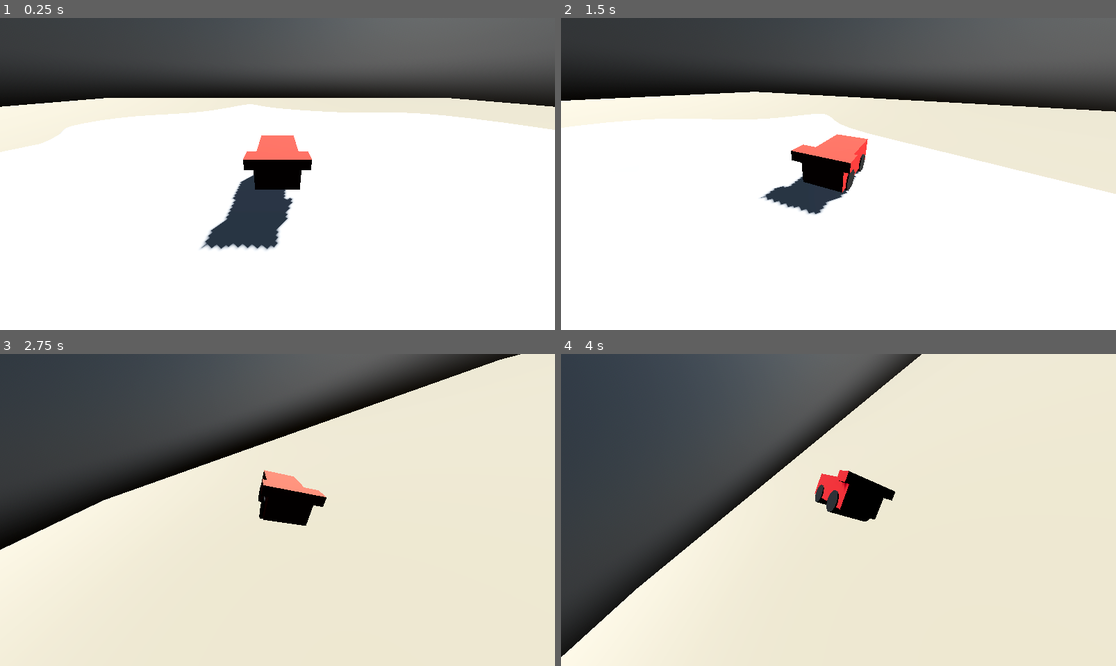
Above: before the commit, frames 1-4 (two rows, left to right).
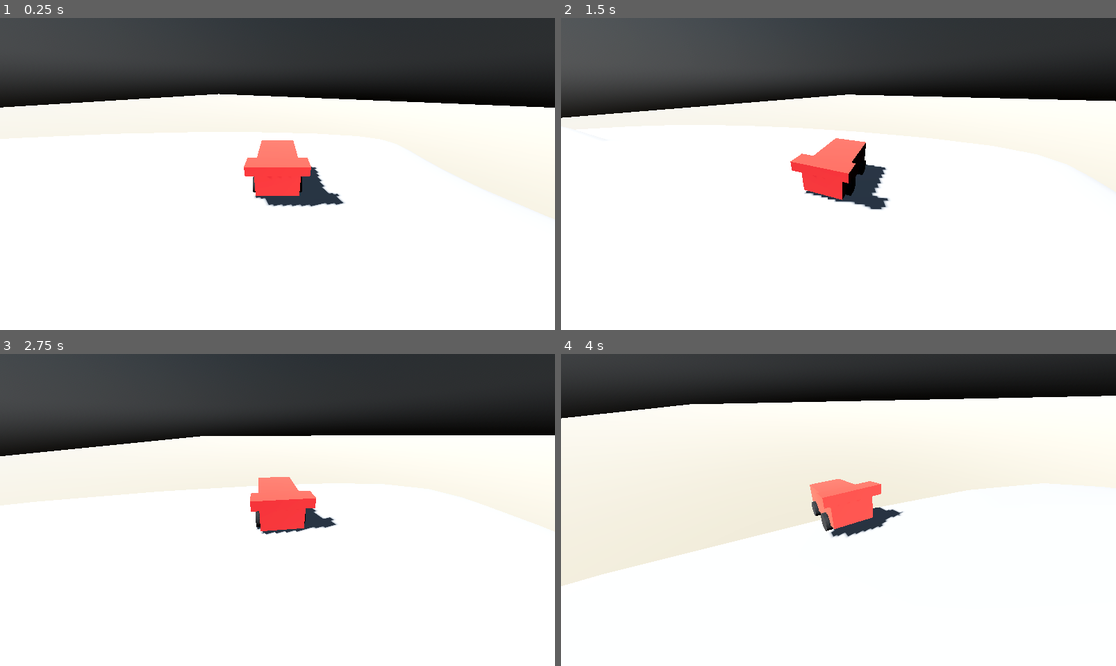
Above: after the commit, the same moments.

Repository: Godot-Creations-by-enessmr/GodotKartWorld
Game: Godot game, scene res://main.tscn
The game is run twice, just before and just after one commit, with the same random seed, the same clock (stepped at 60 frames per second) and the same inputs.
Inputs (mouse positions are in pixels of both pictures, inside the frame that each line leads up to):
- Up to frame 1 (0.25 s): no input
- Up to frame 2 (1.5 s): move the mouse to (866, 174) at 0.52 s; hold W (move_forward) from 0.53 s (still down); tap Space (move_jump) at 0.77 s; move the mouse to (810, 174) at 1.27 s
- Up to frame 3 (2.75 s): keep holding W (move_forward); tap Space (move_jump) at 1.52 s; move the mouse to (288, 503) at 2.02 s
- Up to frame 4 (4 s): keep holding W (move_forward); move the mouse to (832, 516) at 2.77 s; tap Space (move_jump) at 3.02, 3.77 s; move the mouse to (877, 513) at 3.52 s

The runs differ from the first frame. In frame 1, 21% of the frame differs, in the area x 0-100%, y 0-75%; in frame 2, 29%; in frame 3, 83%; in frame 4, 88%, in the area x 0-100%, y 0-100%.

Commit message:
decent physics based kart, I will probably depricate it

Diff:
--- a/environment/levels/island/environment.tscn
+++ b/environment/levels/island/environment.tscn
@@ -14,6 +14,7 @@
 collision_mask = 0
 
 [node name="Floor" parent="." index="1"]
+transform = Transform3D(1, 0, 0, 0, 1, 0, 0, 0, 1, 0, -10, 0)
 surface_material_override/0 = ExtResource("4_rqet8")
 
 [node name="StaticBody3D" parent="Floor" index="0"]
--- a/environment/levels/island/environment_settings.tres
+++ b/environment/levels/island/environment_settings.tres
@@ -19,6 +19,7 @@
 sdfgi_min_cell_size = 2.0
 sdfgi_y_scale = 0
 glow_enabled = true
-fog_density = 0.005
-volumetric_fog_enabled = true
+fog_enabled = true
+fog_density = 0.002
+fog_sky_affect = 0.0
 volumetric_fog_length = 256.0
--- a/main.tscn
+++ b/main.tscn
@@ -8,4 +8,4 @@
 [node name="Island" parent="." instance=ExtResource("1_0xm2m")]
 
 [node name="Player" parent="." instance=ExtResource("1_ig7tw")]
-transform = Transform3D(1, 0, 0, 0, 1, 0, 0, 0, 1, 0, 15, 0)
+transform = Transform3D(-0.862664, 0, -0.505778, 0, 1, 0, 0.505778, 0, -0.862664, 0, 3.05402, 34.3527)
--- a/player/camera_controller.gd
+++ b/player/camera_controller.gd
@@ -29,4 +29,4 @@
 	if _camera_reset_cooldown < 0:
 		var wish_basis := kart.global_basis
 		var t = 1 -pow(0.2, 2 * delta)
-		global_basis = global_basis.slerp(wish_basis, t)
+		global_basis = global_basis.orthonormalized().slerp(wish_basis, t)
--- a/player/karts/kart.gd
+++ b/player/karts/kart.gd
@@ -1,39 +1,70 @@
-class_name Kart extends RigidBody3D
+class_name Kart extends VehicleBody3D
 
 var wish_acceleration : float
 var wish_steering : float
 var wish_jump : bool
 
 @export var top_speed = 25
-@export var ground_raycast : RayCast3D
+@export var water_buoyancy : WaterBuoyancy
+var wheels : Array[Wheel]
 
 func reset_buffer() -> void:
 	wish_jump = false
 	wish_steering = 0
 	wish_acceleration = 0
 
-# Called when the node enters the scene tree for the first time.
 func _ready() -> void:
-	pass # Replace with function body.
+	for child in get_children():
+		if child is Wheel:
+			wheels.append(child)
 
 func get_relative_speed() -> float:
 	return linear_velocity.length() / top_speed
 
 func is_grounded() -> bool:
-	return ground_raycast.is_colliding()
+	for wheel in wheels:
+		if wheel.is_in_contact():
+			return true
+	return false
+
+
+func update_wheel_rotation() -> void:
+	for wheel in wheels:
+		if wheel.steering_enabled:
+			wheel.rotation.y = steering
 
 func _physics_process(delta: float) -> void:
+	#apply_wheel_forces()
+	#update_wheel_rotation()
+
+	# Upright stabilization
+	var current_up = global_transform.basis.y
+	var upright_force = current_up.cross(Vector3.UP) * 5.0  # adjust multiplier
+	apply_torque_impulse(upright_force)
+
+
+	apply_central_force(water_buoyancy.water_force * 1)
+
 	var forward = global_transform.basis.z;
 	var relative_speed := get_relative_speed()
-	rotate_y(delta * wish_steering * -2 * relative_speed)
-
+	var steer_target = wish_steering * -deg_to_rad(15);
+	steering = move_toward(steering, steer_target, 10 * delta)
 	if relative_speed < 1.0 && is_grounded():
-		linear_velocity = forward * linear_velocity.dot(forward) + forward * wish_acceleration;
+		#linear_velocity = forward * linear_velocity.dot(forward) + forward * wish_acceleration * 0.1;
+		apply_central_force(Vector3(-0,linear_velocity.length(),0))
+		if wish_acceleration > 0:
+			engine_force = -100
+		if wish_acceleration < 0:
+			engine_force = 1000
+		else:
+			engine_force = 0
 
 	if wish_jump && is_grounded():
-		linear_velocity += Vector3.UP * 10
+		linear_velocity += Vector3.UP * 2
 
 	reset_buffer()
+
+
 
 
 func _input(event: InputEvent) -> void:
--- a/player/karts/kart.tscn
+++ b/player/karts/kart.tscn
@@ -1,6 +1,8 @@
 [gd_scene load_steps=8 format=3 uid="uid://btvbhyy5ht8ti"]
 
 [ext_resource type="Script" uid="uid://whwiqs4rjsoj" path="res://player/karts/kart.gd" id="1_cyw3l"]
+[ext_resource type="PackedScene" uid="uid://cmohn132ayjga" path="res://player/karts/wheel.tscn" id="2_k70jy"]
+[ext_resource type="Script" uid="uid://cq4einn6nftcp" path="res://water/water_buoyancy.gd" id="3_krwk8"]
 
 [sub_resource type="BoxMesh" id="BoxMesh_kqu6x"]
 size = Vector3(1.125, 0.75, 2.25)
@@ -8,38 +10,21 @@
 [sub_resource type="StandardMaterial3D" id="StandardMaterial3D_kqu6x"]
 albedo_color = Color(1, 0.25, 0.25, 1)
 
-[sub_resource type="StandardMaterial3D" id="StandardMaterial3D_67si0"]
-albedo_color = Color(0.28, 0.28, 0.28, 1)
-
-[sub_resource type="CylinderMesh" id="CylinderMesh_j640v"]
-top_radius = 0.3
-bottom_radius = 0.3
-height = 1.2
-
 [sub_resource type="BoxMesh" id="BoxMesh_k55co"]
 size = Vector3(1.5, 0.25, 0.5)
 
 [sub_resource type="BoxShape3D" id="BoxShape3D_oul6g"]
-size = Vector3(1.1, 1.1, 2.2)
+size = Vector3(1.1, 0.75, 2.22158)
 
-[node name="Kart" type="RigidBody3D" node_paths=PackedStringArray("ground_raycast")]
+[node name="Kart" type="VehicleBody3D" node_paths=PackedStringArray("water_buoyancy")]
+mass = 500.0
 script = ExtResource("1_cyw3l")
-ground_raycast = NodePath("RayCast3D")
+water_buoyancy = NodePath("WaterBuoyancy")
 
 [node name="Mesh" type="MeshInstance3D" parent="."]
-transform = Transform3D(1, 0, 0, 0, 1, 0, 0, 0, 1, 0, 0.55946, 0)
+transform = Transform3D(1, 0, 0, 0, 1, 0, 0, 0, 1, 0, 0.382298, 0)
 mesh = SubResource("BoxMesh_kqu6x")
 surface_material_override/0 = SubResource("StandardMaterial3D_kqu6x")
-
-[node name="MeshInstance3D" type="MeshInstance3D" parent="Mesh"]
-transform = Transform3D(-4.37114e-08, 1, 0, -1, -4.37114e-08, 0, 0, 0, 1, 0, -0.292006, 0.591333)
-material_override = SubResource("StandardMaterial3D_67si0")
-mesh = SubResource("CylinderMesh_j640v")
-
-[node name="MeshInstance3D2" type="MeshInstance3D" parent="Mesh"]
-transform = Transform3D(-4.37114e-08, 1, 0, -1, -4.37114e-08, 0, 0, 0, 1, 0, -0.292, -0.591)
-material_override = SubResource("StandardMaterial3D_67si0")
-mesh = SubResource("CylinderMesh_j640v")
 
 [node name="Mesh" type="MeshInstance3D" parent="Mesh"]
 transform = Transform3D(1, 0, 0, 0, 1, 0, 0, 0, 1, 0, 0.390476, 1)
@@ -47,9 +32,26 @@
 surface_material_override/0 = SubResource("StandardMaterial3D_kqu6x")
 
 [node name="CollisionShape3D" type="CollisionShape3D" parent="."]
-transform = Transform3D(1, 0, 0, 0, 1, 0, 0, 0, 1, 0, 0.563, 0)
+transform = Transform3D(1, 0, 0, 0, 1, 0, 0, 0, 1, 0, 0.385839, -0.0107909)
 shape = SubResource("BoxShape3D_oul6g")
 
-[node name="RayCast3D" type="RayCast3D" parent="."]
-transform = Transform3D(1, 0, 0, 0, 1, 0, 0, 0, 1, 0, 0.1, 0)
-target_position = Vector3(0, -0.2, 0)
+[node name="VehicleWheel3D" parent="." instance=ExtResource("2_k70jy")]
+transform = Transform3D(-1, 0, -5.96046e-08, 0, 1, 0, 5.96046e-08, 0, -1, -0.575, 0.166794, -0.6)
+use_as_traction = true
+use_as_steering = true
+
+[node name="VehicleWheel3D2" parent="." instance=ExtResource("2_k70jy")]
+transform = Transform3D(-1, 0, -5.96046e-08, 0, 1, 0, 5.96046e-08, 0, -1, 0.575, 0.166794, -0.6)
+use_as_traction = true
+use_as_steering = true
+
+[node name="VehicleWheel3D3" parent="." instance=ExtResource("2_k70jy")]
+transform = Transform3D(-1, 0, -5.96046e-08, 0, 1, 0, 5.96046e-08, 0, -1, -0.575, 0.166794, 0.6)
+
+[node name="VehicleWheel3D4" parent="." instance=ExtResource("2_k70jy")]
+transform = Transform3D(-1, 0, -5.96046e-08, 0, 1, 0, 5.96046e-08, 0, -1, 0.575, 0.166794, 0.6)
+
+[node name="WaterBuoyancy" type="Node3D" parent="."]
+script = ExtResource("3_krwk8")
+max_depth = 10.0
+fluid_density = 998.0
--- /dev/null
+++ b/player/karts/wheel.gd
@@ -0,0 +1,6 @@
+class_name Wheel extends VehicleWheel3D
+
+@onready var wheel_visual : Node3D = $WheelVisual
+var compression : float
+var previous_compression: float = 0.0
+var compression_velocity: float = 0.0
--- /dev/null
+++ b/player/karts/wheel.tscn
@@ -0,0 +1,27 @@
+[gd_scene load_steps=4 format=3 uid="uid://cmohn132ayjga"]
+
+[ext_resource type="Script" uid="uid://duvvapfmknwhk" path="res://player/karts/wheel.gd" id="1_k86kg"]
+
+[sub_resource type="StandardMaterial3D" id="StandardMaterial3D_k86kg"]
+albedo_color = Color(0.23, 0.23, 0.23, 1)
+
+[sub_resource type="CylinderMesh" id="CylinderMesh_8c2cu"]
+top_radius = 0.25
+bottom_radius = 0.25
+height = 0.2
+
+[node name="KartWheel" type="VehicleWheel3D"]
+wheel_roll_influence = 1.0
+wheel_radius = 0.25
+suspension_travel = 0.3
+suspension_stiffness = 50.0
+script = ExtResource("1_k86kg")
+
+[node name="WheelVisual" type="Node3D" parent="."]
+transform = Transform3D(1, 0, 0, 0, 1, 0, 0, 0, 1, 0, -0.25, 0)
+
+[node name="MeshInstance3D" type="MeshInstance3D" parent="WheelVisual"]
+transform = Transform3D(-4.37114e-08, 1, 0, -1, -4.37114e-08, 0, 0, 0, 1, 0, 0.25, 0)
+material_override = SubResource("StandardMaterial3D_k86kg")
+mesh = SubResource("CylinderMesh_8c2cu")
+skeleton = NodePath("../..")
--- a/project.godot
+++ b/project.godot
@@ -47,3 +47,7 @@
 "events": [Object(InputEventKey,"resource_local_to_scene":false,"resource_name":"","device":-1,"window_id":0,"alt_press …(191 unchanged characters)…
 ]
 }
+
+[physics]
+
+3d/physics_engine="Jolt Physics"
--- /dev/null
+++ b/water/water_buoyancy.gd
@@ -0,0 +1,36 @@
+class_name WaterBuoyancy extends Node3D
+
+@export var volume: float = 1.0
+@export var max_depth: float = 1.0
+@export var fluid_density: float = 1.0
+@export var damping_coefficient: float = 2.0
+@export var gravity: float = ProjectSettings.get_setting("physics/3d/default_gravity")
+@export var align_to_normal: bool = false
+
+var water_level: float = 0.0
+var water_normal: Vector3 = Vector3.UP
+var water_force: Vector3 = Vector3.ZERO
+
+func _physics_process(delta: float) -> void:
+	var depth := water_level - global_position.y
+	if depth <= 0.0:
+		water_force = Vector3.ZERO
+		return
+
+	var body := get_parent() as RigidBody3D
+	if body == null:
+		return
+
+	# Get submersion ratio
+	var submersion :float = clamp(depth / max_depth, 0.0, 1.0)
+
+	# Base buoyant force: F = V * ρ * g * submersion
+	var base_force : float = fluid_density * volume * gravity * submersion
+
+	# Damping based on vertical velocity
+	var vertical_velocity := -body.linear_velocity.dot(water_normal.normalized())
+	var damping_force := damping_coefficient * vertical_velocity
+
+	# Ensure damping doesn't cancel buoyancy entirely
+	var total_force : float = clamp(base_force - damping_force, 0.0, base_force)
+	water_force = water_normal.normalized() * total_force
Not shown, added: player/karts/wheel.gd.uid
Not shown, added: water/water_buoyancy.gd.uid
